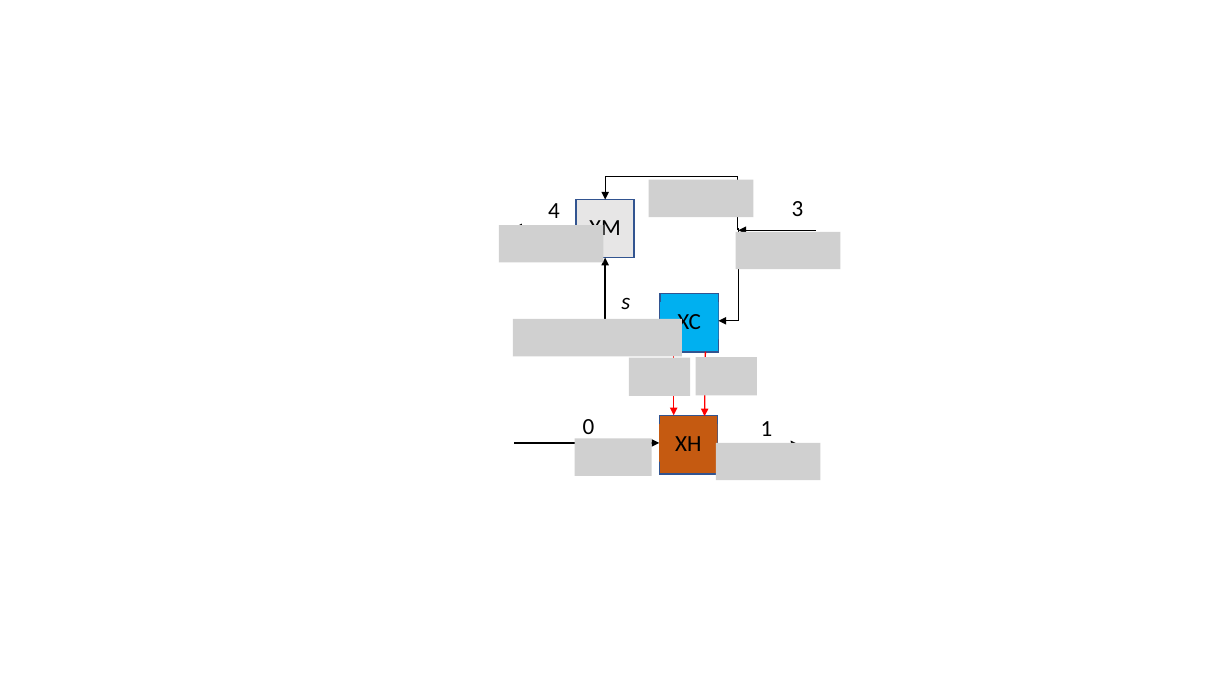
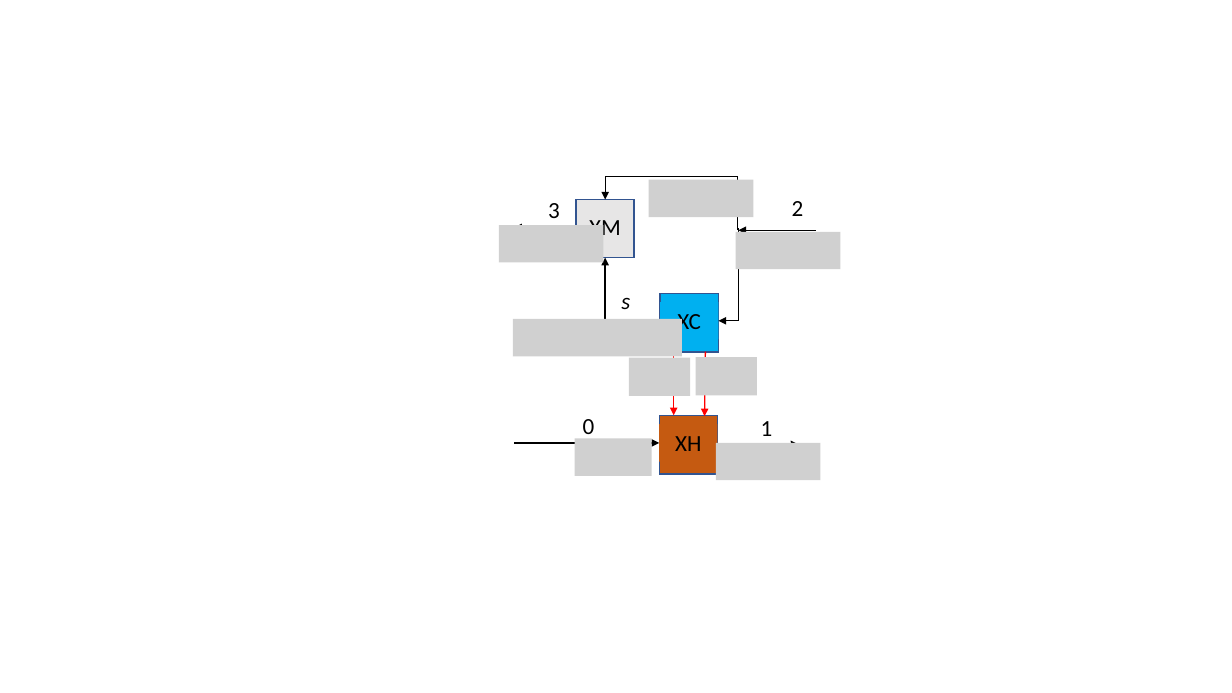
Before and after one commit to regevell/EVA_DSH, a slide deck: slide 4 of Model.pptx. Drawn at 1232x693 pixels with LibreOffice and Linux fonts; fonts in the diff are those of the drawing; grey boxes stand for pictures. Boxes give left, top, right and bottom in pixels: in the first picture for what was removed or moved away, otherwise in the second. Text is boxed around its words. In the diff, an @@ line names an element or a change of style, - is before the commit and + after.

```diff
--- a/Model.pptx
+++ b/Model.pptx
@@ text at (x1=548, y1=203, x2=560, y2=218): text changed @@
-4
+3
@@ text at (x1=792, y1=201, x2=804, y2=216): text changed @@
-3
+2
```
Also in this commit, not shown: 2 other files.
